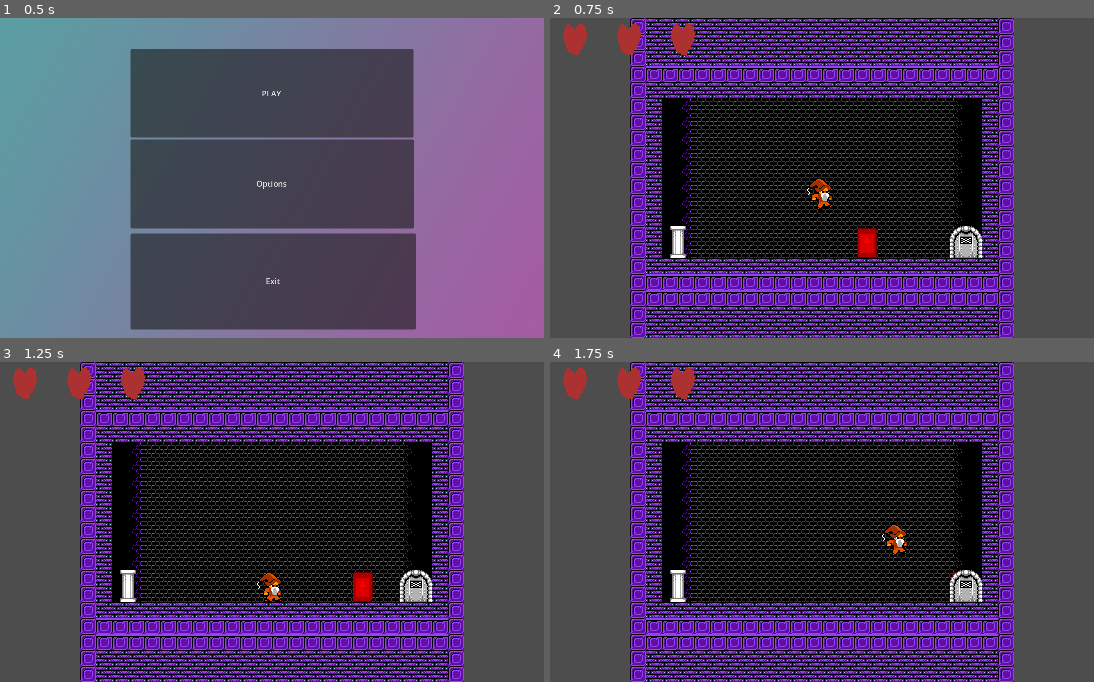
Above: before the commit, frames 1-4 (two rows, left to right).
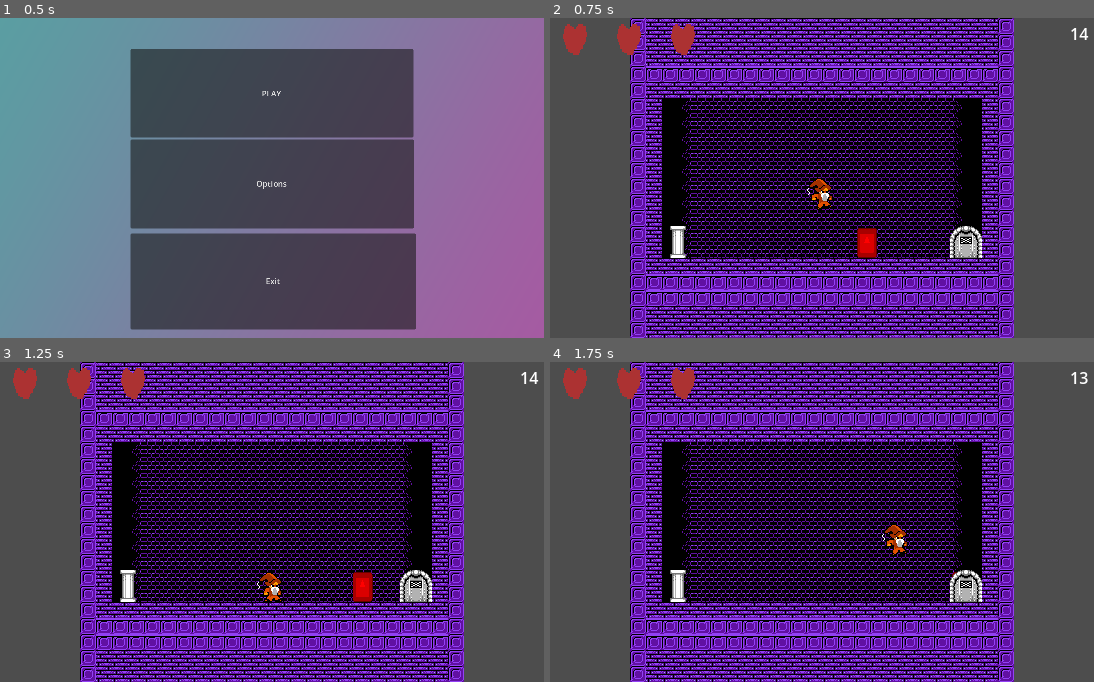
Above: after the commit, the same moments.

Repository: SwizzCheese/UTGameJam2026
Game: Godot game, scene res://Scenes/root.tscn
The game is run twice, just before and just after one commit, with the same random seed, the same clock (stepped at 60 frames per second) and the same inputs. The engine's default icon, where the game draws it, is replaced by a stand-in: a white triangle on a blue panel in a dark square.
Inputs:
- Up to frame 1 (0.5 s): no input
- Up to frame 2 (0.75 s): click "PLAY" at 0.5 s
- Up to frame 3 (1.25 s): no input
- Up to frame 4 (1.75 s): hold Right (right) from 1.28 s (still down); tap Up (up) at 1.35, 1.52 s

Frame 1 is identical in both runs. In frame 2, less than 0.1% of the frame differs, in the area x 95-99%, y 3-7%; in frame 3, less than 0.1%; in frame 4, less than 0.1%.

Commit message:
countdown
countdown UI that counts down from the level's timer. stops when player wins level, turns red when <=5 seconds left

Diff:
--- a/Global.gd
+++ b/Global.gd
@@ -9,3 +9,5 @@
 signal player_died
 
 signal add_entity(entity:Node2D)
+signal give_HUD_time(seconds:float)
+signal level_won
--- a/Scenes/Levels/level_1.tscn
+++ b/Scenes/Levels/level_1.tscn
@@ -88,7 +88,7 @@
 position = Vector2(-144, 64)
 
 [node name="CountdownTimer" type="Timer" parent="." unique_id=1179299819]
-wait_time = 5.0
+wait_time = 15.0
 
 [node name="Exit" parent="." unique_id=1418619089 instance=ExtResource("5_cyadu")]
 position = Vector2(144, 64)
--- a/Scenes/Levels/level_base.tscn
+++ /dev/null
@@ -1,82 +0,0 @@
-[gd_scene format=3 uid="uid://bfm33hxntr018"]
-
-[ext_resource type="Script" uid="uid://ch067k2ieg846" path="res://Scripts/level_base.gd" id="1_lad7l"]
-[ext_resource type="Texture2D" uid="uid://c00mfem341rd3" path="res://Assets/BombWiizard_TileMap.png" id="2_ofisl"]
-
-[sub_resource type="TileSetAtlasSource" id="TileSetAtlasSource_rnfvs"]
-texture = ExtResource("2_ofisl")
-0:0/0 = 0
-1:0/0 = 0
-2:0/0 = 0
-3:0/0 = 0
-4:0/0 = 0
-0:1/0 = 0
-1:1/0 = 0
-2:1/0 = 0
-3:1/0 = 0
-4:1/0 = 0
-0:2/0 = 0
-1:2/0 = 0
-2:2/0 = 0
-3:2/0 = 0
-4:2/0 = 0
-0:3/0 = 0
-1:3/0 = 0
-2:3/0 = 0
-3:3/0 = 0
-4:3/0 = 0
-0:4/0 = 0
-0:4/0/physics_layer_0/polygon_0/points = PackedVector2Array(-8, -8, 8, -8, 8, 8, -8, 8)
-1:4/0 = 0
-1:4/0/physics_layer_0/polygon_0/points = PackedVector2Array(-8, -8, 8, -8, 8, 8, -8, 8)
-2:4/0 = 0
-2:4/0/physics_layer_0/polygon_0/points = PackedVector2Array(-8, -8, 8, -8, 8, 8, -8, 8)
-3:4/0 = 0
-3:4/0/physics_layer_0/polygon_0/points = PackedVector2Array(-8, -8, 8, -8, 8, 8, -8, 8)
-4:4/0 = 0
-4:4/0/physics_layer_0/polygon_0/points = PackedVector2Array(-8, -8, 8, -8, 8, 8, -8, 8)
-0:5/0 = 0
-0:5/0/physics_layer_0/polygon_0/points = PackedVector2Array(-8, -8, 8, -8, 8, 8, -8, 8)
-1:5/0 = 0
-1:5/0/physics_layer_0/polygon_0/points = PackedVector2Array(-8, -8, 8, -8, 8, 8, -8, 8)
-2:5/0 = 0
-2:5/0/physics_layer_0/polygon_0/points = PackedVector2Array(-8, -8, 8, -8, 8, 8, -8, 8)
-3:5/0 = 0
-3:5/0/physics_layer_0/polygon_0/points = PackedVector2Array(-8, -8, 8, -8, 8, 8, -8, 8)
-4:5/0 = 0
-4:5/0/physics_layer_0/polygon_0/points = PackedVector2Array(-8, -8, 8, -8, 8, 8, -8, 8)
-0:6/0 = 0
-0:6/0/physics_layer_0/polygon_0/points = PackedVector2Array(-8, -8, 8, -8, 8, 8, -8, 8)
-1:6/0 = 0
-1:6/0/physics_layer_0/polygon_0/points = PackedVector2Array(-8, -8, 8, -8, 8, 8, -8, 8)
-2:6/0 = 0
-2:6/0/physics_layer_0/polygon_0/points = PackedVector2Array(-8, -8, 8, -8, 8, 8, -8, 8)
-3:6/0 = 0
-3:6/0/physics_layer_0/polygon_0/points = PackedVector2Array(-8, -8, 8, -8, 8, 8, -8, 8)
-4:6/0 = 0
-4:6/0/physics_layer_0/polygon_0/points = PackedVector2Array(-8, -8, 8, -8, 8, 8, -8, 8)
-0:7/0 = 0
-0:7/0/physics_layer_0/polygon_0/points = PackedVector2Array(-8, -8, 8, -8, 8, 8, -8, 8)
-1:7/0 = 0
-2:7/0 = 0
-2:7/0/physics_layer_0/polygon_0/points = PackedVector2Array(-8, -8, 8, -8, 8, 8, -8, 8)
-3:7/0 = 0
-3:7/0/physics_layer_0/polygon_0/points = PackedVector2Array(-8, -8, 8, -8, 8, 8, -8, 8)
-4:7/0 = 0
-4:7/0/physics_layer_0/polygon_0/points = PackedVector2Array(-8, -8, 8, -8, 8, 8, -8, 8)
-
-[sub_resource type="TileSet" id="TileSet_i04dx"]
-physics_layer_0/collision_layer = 1
-sources/0 = SubResource("TileSetAtlasSource_rnfvs")
-
-[node name="LevelBase" type="Node2D" unique_id=1957166260]
-script = ExtResource("1_lad7l")
-
-[node name="BackGround" type="TileMapLayer" parent="." unique_id=1026603156]
-
-[node name="MidGround" type="TileMapLayer" parent="." unique_id=204161787]
-tile_set = SubResource("TileSet_i04dx")
-
-[node name="ForeGround" type="TileMapLayer" parent="." unique_id=1729282488]
-
-[node name="player_spawn" type="Marker2D" parent="." unique_id=1313463618]
--- /dev/null
+++ b/Scenes/UI/countdown.tscn
@@ -0,0 +1,24 @@
+[gd_scene format=3 uid="uid://b1vbvcqfbfunn"]
+
+[ext_resource type="Script" uid="uid://dgtoinkch5f2m" path="res://Scripts/countdown.gd" id="1_uxvso"]
+
+[node name="Countdown" type="Control" unique_id=1563059031]
+layout_mode = 3
+anchors_preset = 15
+anchor_right = 1.0
+anchor_bottom = 1.0
+grow_horizontal = 2
+grow_vertical = 2
+script = ExtResource("1_uxvso")
+
+[node name="Timer" type="Timer" parent="." unique_id=753086209]
+wait_time = 30.0
+one_shot = true
+
+[node name="Label" type="Label" parent="." unique_id=1830167442]
+layout_mode = 0
+offset_left = 499.0
+offset_top = 4.0
+offset_right = 539.0
+offset_bottom = 27.0
+horizontal_alignment = 2
--- a/Scenes/root.tscn
+++ b/Scenes/root.tscn
@@ -5,6 +5,7 @@
 [ext_resource type="Script" uid="uid://bu4jtrlaawd13" path="res://Scripts/effect_root.gd" id="3_vnucn"]
 [ext_resource type="Script" uid="uid://bkg50g1x3s4d7" path="res://Scripts/hud_root.gd" id="4_c3mwy"]
 [ext_resource type="PackedScene" uid="uid://26grbe26lnus" path="res://Scenes/Health.tscn" id="5_4g5cr"]
+[ext_resource type="PackedScene" uid="uid://b1vbvcqfbfunn" path="res://Scenes/UI/countdown.tscn" id="6_8fnbn"]
 [ext_resource type="PackedScene" uid="uid://d3sg41wcmo0fx" path="res://Scenes/UI/death_screen.tscn" id="6_ckhy6"]
 [ext_resource type="Script" uid="uid://dmslk1yx6nlk8" path="res://Scripts/pause_root.gd" id="6_dun2r"]
 [ext_resource type="PackedScene" uid="uid://dxn7fjd34wm82" path="res://Scenes/UI/pause_screen.tscn" id="8_r3lo5"]
@@ -37,6 +38,9 @@
 script = ExtResource("4_c3mwy")
 
 [node name="Health" parent="HudLayer/HudRoot" unique_id=802376835 instance=ExtResource("5_4g5cr")]
+
+[node name="Countdown" parent="HudLayer/HudRoot" unique_id=1563059031 instance=ExtResource("6_8fnbn")]
+layout_mode = 1
 
 [node name="PauseLayer" type="CanvasLayer" parent="." unique_id=1054137064]
 
--- /dev/null
+++ b/Scripts/countdown.gd
@@ -0,0 +1,24 @@
+extends Control
+
+@onready var timer: Timer = $Timer
+@onready var label: Label = $Label
+
+
+func _ready() -> void:
+	timer.start()
+	Global.give_HUD_time.connect(receive_time)
+	Global.level_won.connect(pause_timer)
+
+
+# Called every frame. 'delta' is the elapsed time since the previous frame.
+func _process(delta: float) -> void:
+	label.text = str(int(timer.time_left))
+	if timer.time_left<=5:
+		label.modulate = Color(100, 0, 0)
+
+func receive_time(seconds:float) -> void:
+	print("HUD received wait time: "+str(seconds))
+	timer.start(seconds)
+
+func pause_timer() -> void:
+	timer.paused = true
--- a/Scripts/entity_root.gd
+++ b/Scripts/entity_root.gd
@@ -3,10 +3,12 @@
 @onready var effect_root: Node2D = $"../EffectRoot"
 
 func add_entity(entity:Node2D):
+	var pos = entity.global_position
 	if entity is Bomb:
 		entity.exploded.connect(bomb_exploded)
 	if entity is FurniturePiece:
-		print("furniture piece added")
+		entity.call_deferred("reparent",(self))
+		entity.call_deferred("set_global_position",  pos)
 	add_child(entity)
 	print("entity added")
 
--- a/Scripts/test_level.gd
+++ b/Scripts/test_level.gd
@@ -10,6 +10,7 @@
 func _ready() -> void:
 	countdown_timer.timeout.connect(countdown_failed)
 	i_won = false
+	Global.give_HUD_time.emit(countdown_timer.wait_time)
 
 
 func _input(event: InputEvent) -> void:
@@ -42,6 +43,7 @@
 	countdown_timer.stop()
 
 func level_cleared():
+	Global.level_won.emit()
 	i_won = true
 	countdown_timer.stop()
 	Global.player.visible = false
--- /dev/null
+++ b/Scripts/world.gd
@@ -0,0 +1,11 @@
+extends Node2D
+
+
+# Called when the node enters the scene tree for the first time.
+func _ready() -> void:
+	pass # Replace with function body.
+
+
+# Called every frame. 'delta' is the elapsed time since the previous frame.
+func _process(delta: float) -> void:
+	pass
Not shown, added: Scripts/countdown.gd.uid
Not shown, added: Scripts/world.gd.uid
